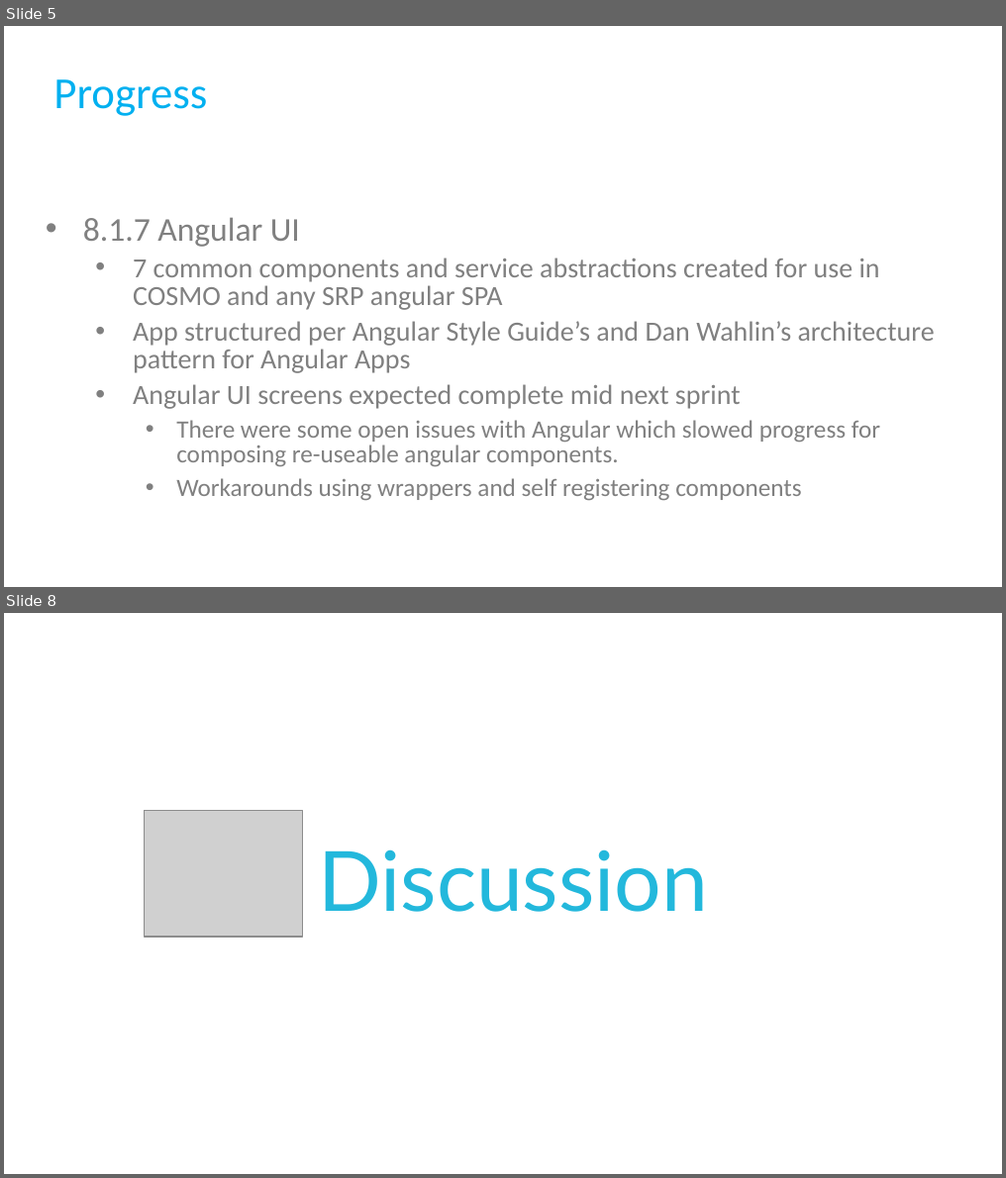
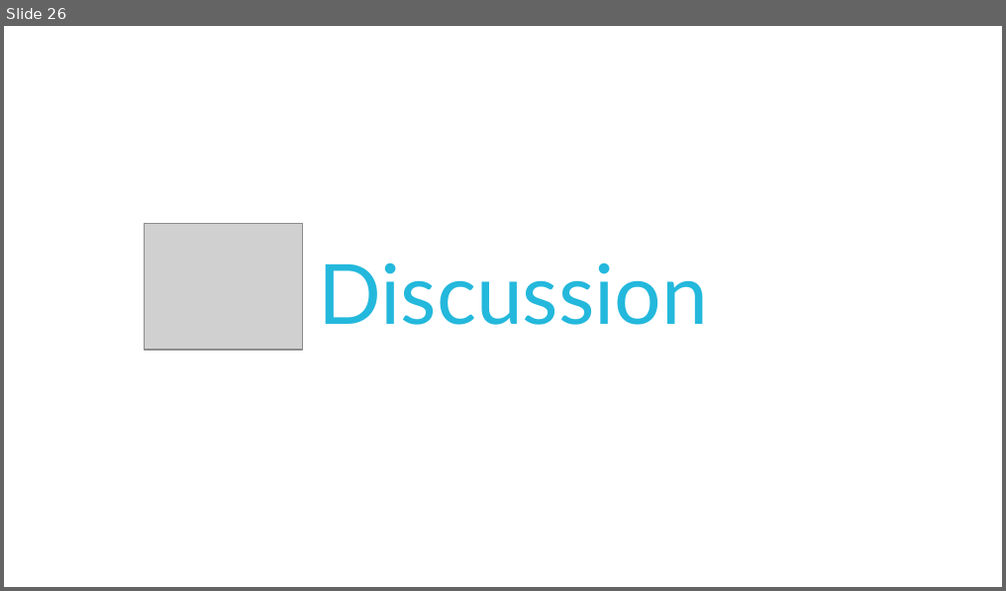
Before and after one commit to AndrewPHunter/ProgrammingPrinciplesAndPatterns, a slide deck: CSharpPractices.pptx. Shown one above the other, each under a label of ours: slides 5 and 8 before the commit, slide 26 after it; the slides between them are not shown. The pictures are 1006x1178 and 1006x591 pixels, drawn with LibreOffice and Linux fonts; fonts in the diff are those of the drawing; grey boxes stand for pictures; background and template pictures are left out. Boxes give left, top, right and bottom in pixels: in the first picture for what was removed or moved away, otherwise in the second. Text is boxed around its words. In the diff, an @@ line names an element or a change of style, - is before the commit and + after.

```diff
--- a/CSharpPractices.pptx
+++ b/CSharpPractices.pptx
@@ slide 5 removed at [4, 26, 1002, 587], background #FFFFFF @@
@@ title removed at [54, 79, 207, 116] @@
-Progress
@@ text removed at [83, 217, 935, 500] @@
-• 8.1.7 Angular UI
-  • 7 common components and service abstractions created for use in COSMO and any SRP angular SPA
-  • App structured per Angular Style Guide’s and Dan Wahlin’s architecture pattern for Angular Apps
-  • Angular UI screens expected complete mid next sprint
-    • There were some open issues with Angular which slowed progress for composing re-useable angular components.
-    • Workarounds using wrappers and self registering components
@@ what was slide 8 is now slide 26 @@
```
Also in this commit, not shown: 25 slides added, 6 other slides removed, 18 other files.
